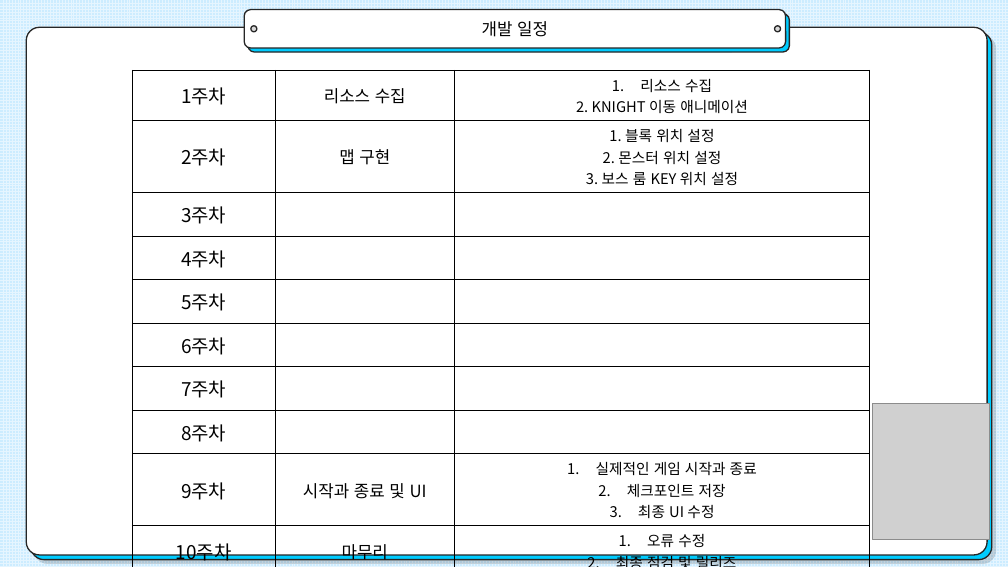
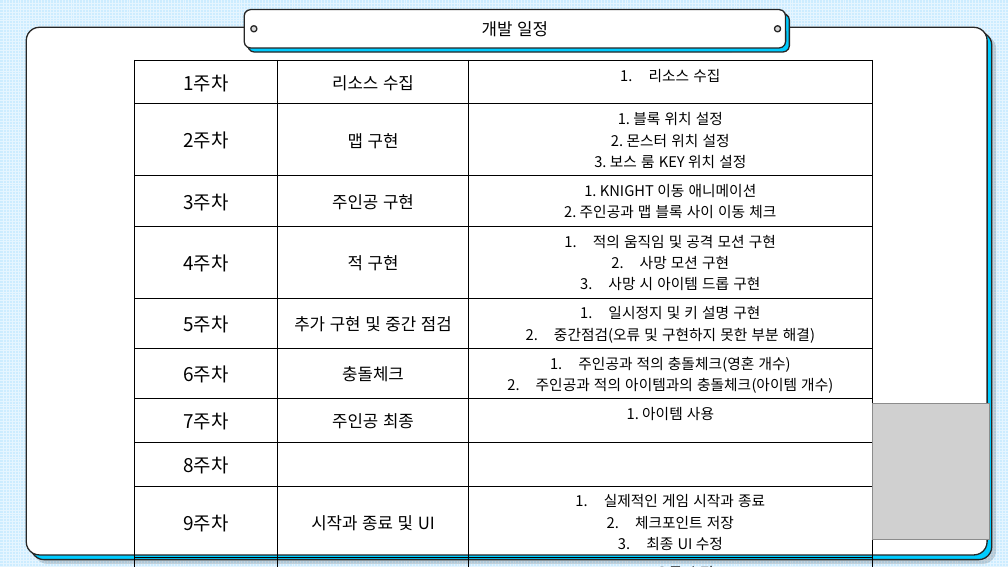
Before and after one commit to yeonii01/2020180038_2DGP_DRILL, a slide deck: slide 6 of 프로젝트1차/프로젝트 1차 발표 ppt.pptx. Drawn at 1008x567 pixels with LibreOffice and Linux fonts; fonts in the diff are those of the drawing; grey boxes stand for pictures. Boxes give left, top, right and bottom in pixels: in the first picture for what was removed or moved away, otherwise in the second. Text is boxed around its words. In the diff, an @@ line names an element or a change of style, - is before the commit and + after.

```diff
--- a/프로젝트1차/프로젝트 1차 발표 ppt.pptx
+++ b/프로젝트1차/프로젝트 1차 발표 ppt.pptx
@@ table at (135,60,873,554) @@
-row 1, column 3: 리소스 수집 / 2. KNIGHT 이동 애니메이션
+row 1, column 3: 리소스 수집
-row 3, column 2: 
+row 3, column 2: 주인공 구현
-row 3, column 3: 
+row 3, column 3: 1. KNIGHT 이동 애니메이션 / 2. 주인공과 맵 블록 사이 이동 체크
-row 4, column 2: 
+row 4, column 2: 적 구현
-row 4, column 3: 
+row 4, column 3: 적의 움직임 및 공격 모션 구현 / 사망 모션 구현 / 사망 시 아이템 드롭 구현
-row 5, column 2: 
+row 5, column 2: 추가 구현 및 중간 점검
-row 5, column 3: 
+row 5, column 3: 일시정지 및 키 설명 구현 / 중간점검(오류 및 구현하지 못한 부분 해결)
-row 6, column 2: 
+row 6, column 2: 충돌체크
-row 6, column 3: 
+row 6, column 3: 주인공과 적의 충돌체크(영혼 개수) / 주인공과 적의 아이템과의 충돌체크(아이템 개수)
-row 7, column 2: 
+row 7, column 2: 주인공 최종
-row 7, column 3: 
+row 7, column 3: 1. 아이템 사용
@@ table: place and size @@
-table at (132,70,870,565)
+table at (135,60,873,554)
```
Also in this commit, not shown: 1 other slide changed.
